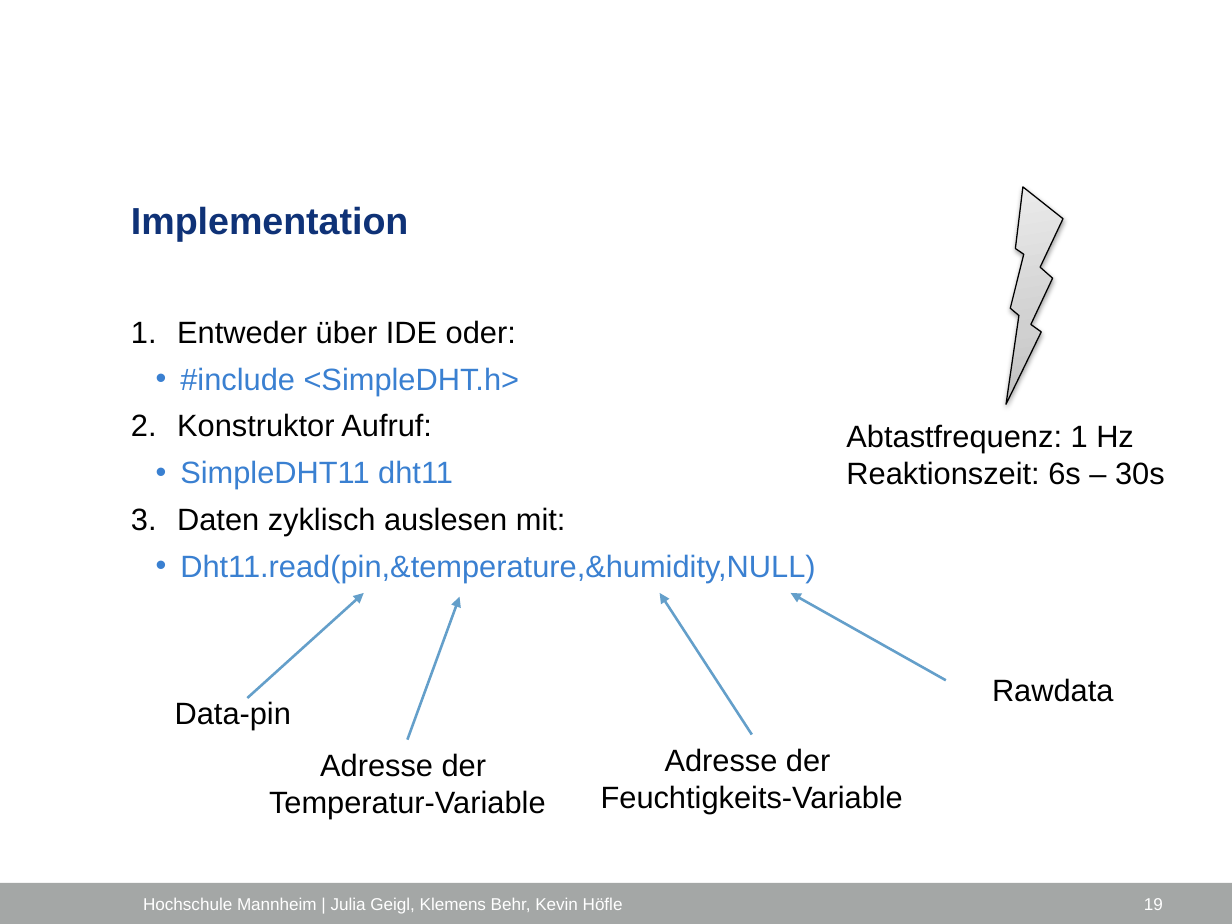
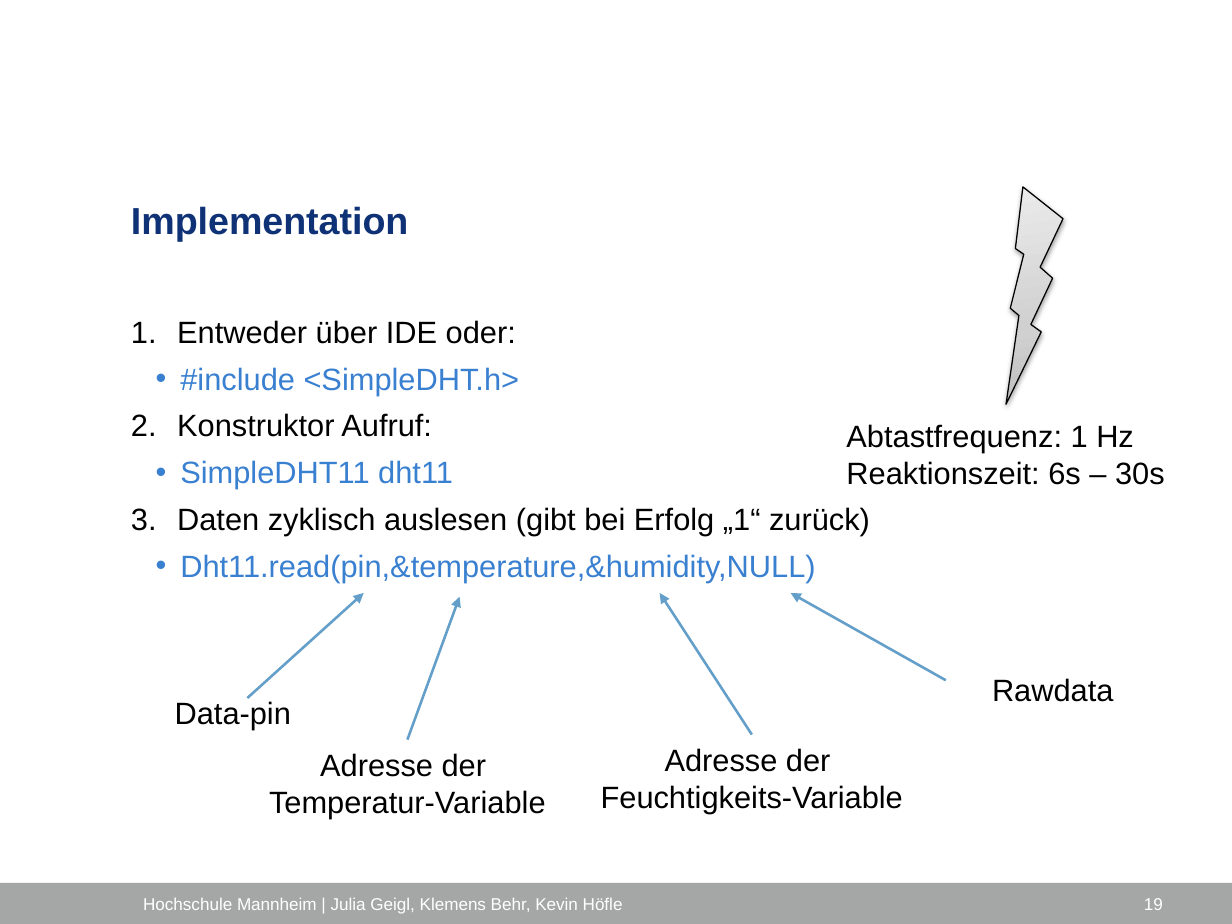
Before and after one commit to ProjektlaborEmbeddedSecurity/Presentation, a slide deck: slide 19 of PES_FH_VERS.pptx. Drawn at 1232x924 pixels with LibreOffice and Linux fonts; fonts in the diff are those of the drawing; background and template pictures are left out. Boxes give left, top, right and bottom in pixels: in the first picture for what was removed or moved away, otherwise in the second. Text is boxed around its words. In the diff, an @@ line names an element or a change of style, - is before the commit and + after.

```diff
--- a/PES_FH_VERS.pptx
+++ b/PES_FH_VERS.pptx
@@ text at (x1=177, y1=507, x2=870, y2=536): text changed @@
-3. Daten zyklisch auslesen mit:
+3. Daten zyklisch auslesen (gibt bei Erfolg „1“ zurück)
```
Also in this commit, not shown: 1 other slide changed.
